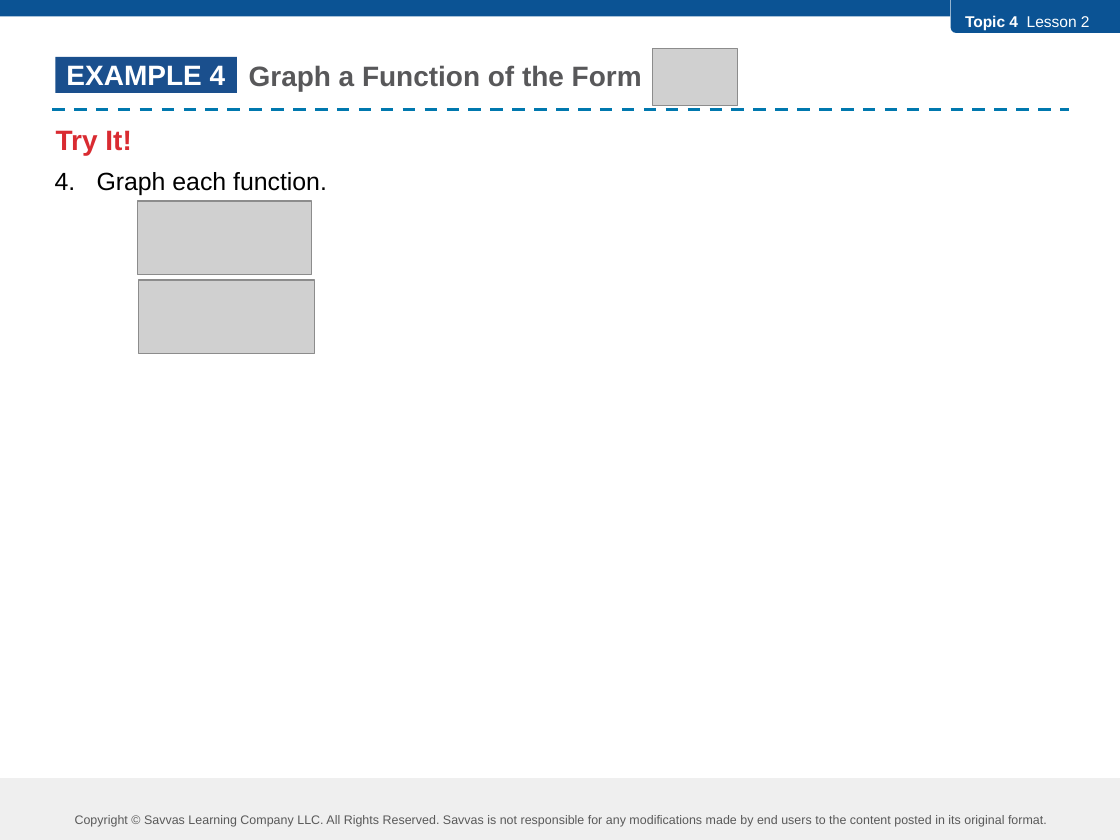
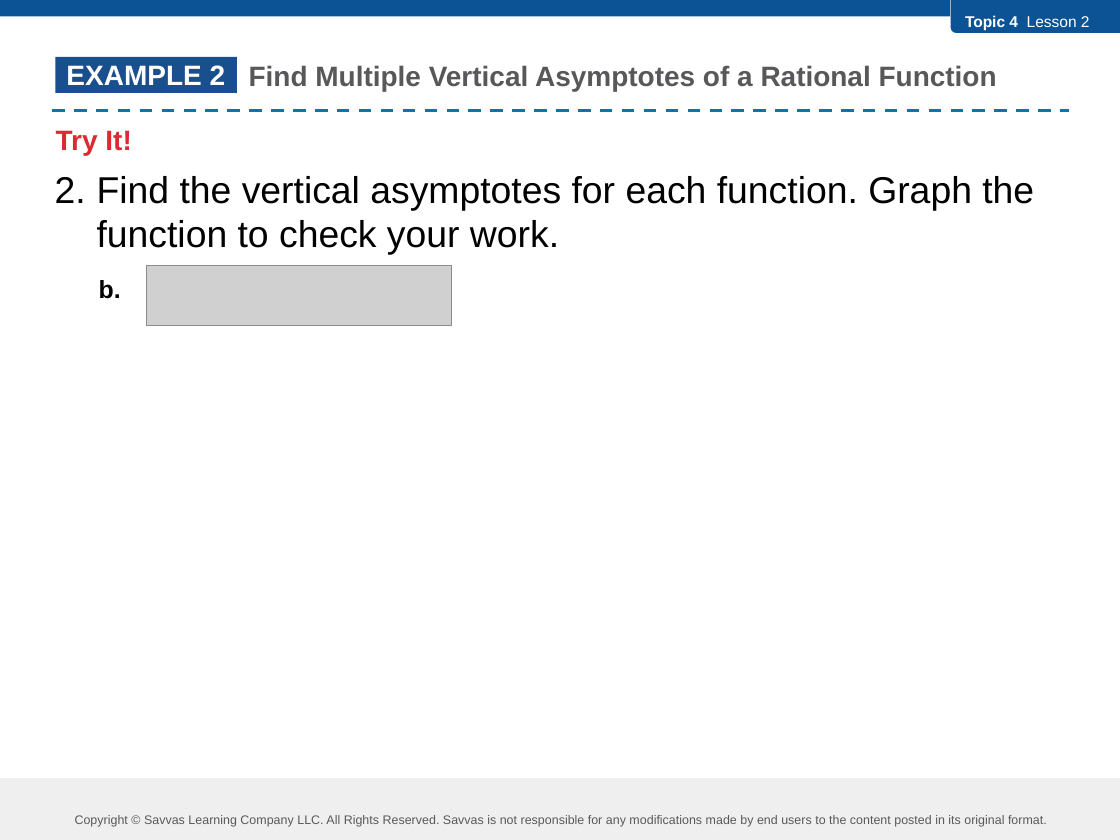
Before and after one commit to robjohncolson/feb25-25, a slide deck: slide 7 of l4-2.pptx (slide 12 before the commit). Drawn at 1120x840 pixels with LibreOffice and Linux fonts; fonts in the diff are those of the drawing; grey boxes stand for pictures. Boxes give left, top, right and bottom in pixels: in the first picture for what was removed or moved away, otherwise in the second. Text is boxed around its words. In the diff, an @@ line names an element or a change of style, - is before the commit and + after.

Commit message:
L4-1 docx&pptx final form.  Pre L4-2 inclass presentation (already printed L4-2.docx)

```diff
--- a/l4-2.pptx
+++ b/l4-2.pptx
@@ picture removed at box(653, 48, 738, 105) @@
@@ text in rectangle at box(66, 65, 226, 85): text changed @@
-EXAMPLE 4
+EXAMPLE 2
@@ text at box(249, 65, 997, 91): text changed @@
-Graph a Function of the Form
+Find Multiple Vertical Asymptotes of a Rational Function
@@ text at box(97, 176, 1034, 299): text changed; size 16 to 24 pt @@
-4. Graph each function.
+2. Find the vertical asymptotes for each function. Graph the function to check your work.
+b.
@@ picture removed at box(137, 200, 311, 274) @@
@@ picture added at box(146, 265, 451, 326) @@
@@ picture removed at box(139, 280, 315, 354) @@
```
Also in this commit, not shown: 8 other slides changed, 5 slides added, 10 slides removed, 5 other files.
